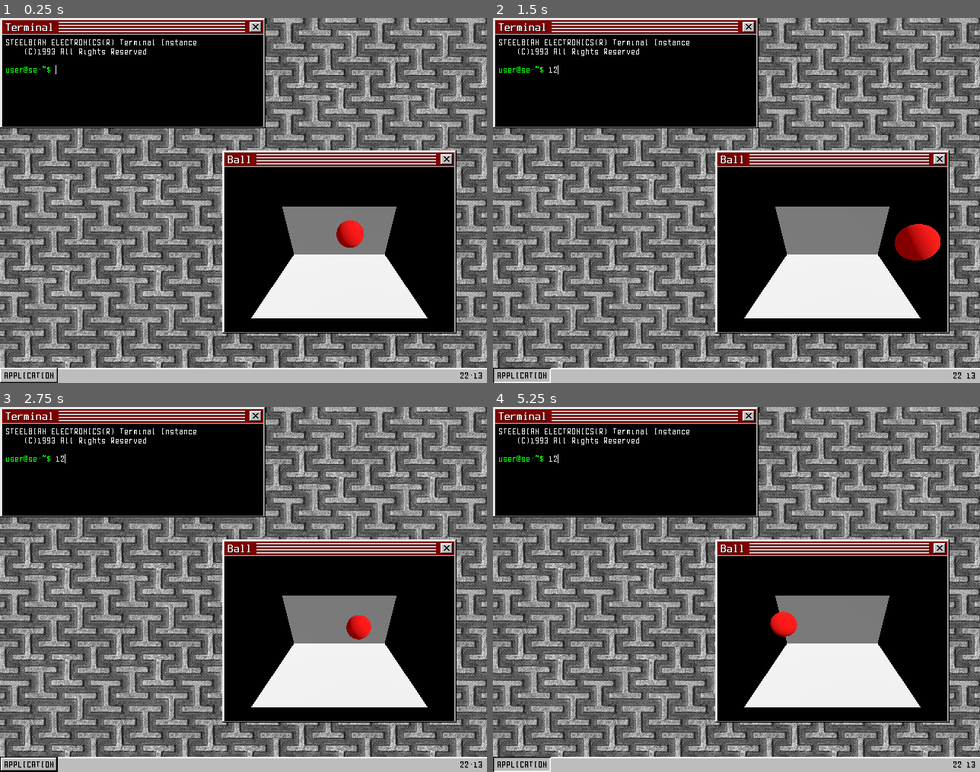
Above: before the commit, frames 1-4 (two rows, left to right).
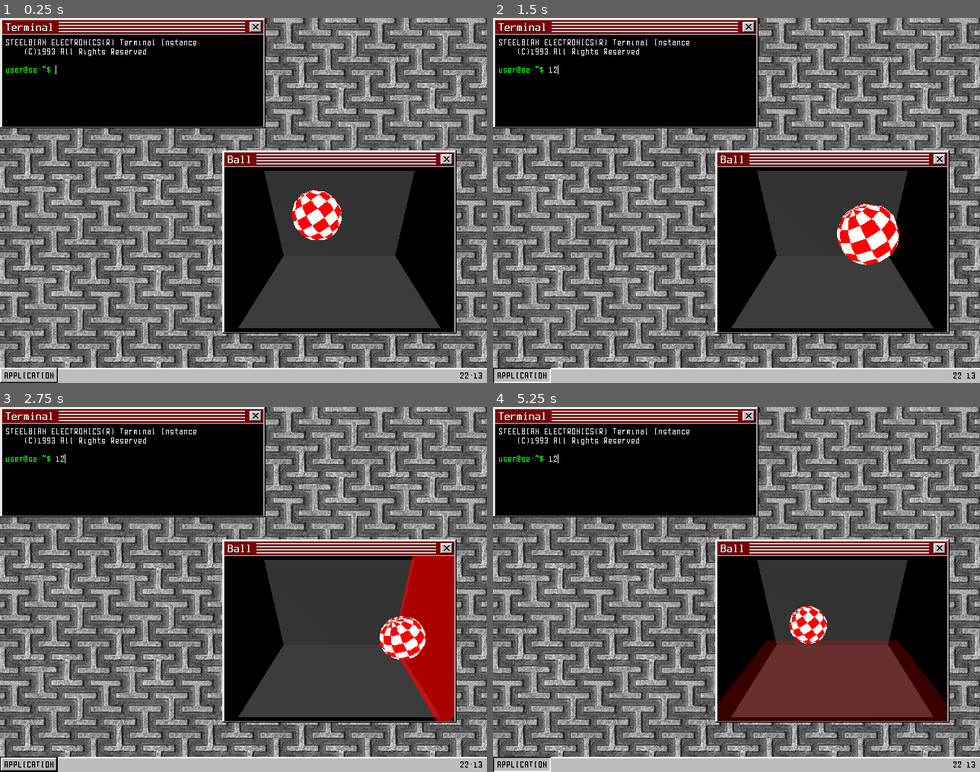
Above: after the commit, the same moments.

Repository: jeff-fantastic/steelbian-widget
Game: Godot game, scene res://main/main.tscn
Same seed, same stepped clock (60 frames per second), same inputs: the game is played once before the commit and once after it. Before the commit the project has no main scene; this scene is started directly in both runs.
Inputs (mouse positions are in pixels of both pictures, inside the frame that each line leads up to):
- Up to frame 1 (0.25 s): no input
- Up to frame 2 (1.5 s): click (648, 69) at 0.52 s; type "12" at 0.6 s; click "APPLICATION" at 1.25 s
- Up to frame 3 (2.75 s): click "APPLICATION" at 2 s
- Up to frame 4 (5.25 s): click "APPLICATION" at 2.75 s; move the mouse to (624, 414) at 3.52 s; move the mouse to (833, 545) at 4.27 s; move the mouse to (785, 509) at 5.02 s

The runs differ from the first frame. In frame 1, 13% of the frame differs, in the area x 48-91%, y 41-85%; in frame 2, 13%; in frame 3, 17%, in the area x 48-94%, y 40-87%; in frame 4, 15%.

Commit message:
ball finished demo

Diff:
--- a/bounce/boing.tscn
+++ b/bounce/boing.tscn
@@ -1,6 +1,7 @@
-[gd_scene load_steps=14 format=3 uid="uid://lt0pqepm04xm"]
+[gd_scene load_steps=24 format=3 uid="uid://lt0pqepm04xm"]
 
 [ext_resource type="Script" path="res://bounce/script/ball.gd" id="1_65j7c"]
+[ext_resource type="Texture2D" uid="uid://bxi7uulhms6ju" path="res://bounce/tex/ball.png" id="2_0kjaj"]
 [ext_resource type="AudioStream" uid="uid://mmnv2bhrcrqd" path="res://bounce/audio/hit.wav" id="2_w4ptb"]
 
 [sub_resource type="Environment" id="Environment_crekx"]
@@ -10,37 +11,215 @@
 ambient_light_color = Color(1, 1, 1, 1)
 ambient_light_energy = 0.23
 
-[sub_resource type="StandardMaterial3D" id="StandardMaterial3D_r8u4c"]
+[sub_resource type="StandardMaterial3D" id="StandardMaterial3D_vkk8c"]
+shading_mode = 0
+albedo_texture = ExtResource("2_0kjaj")
+uv1_scale = Vector3(6, 4, 5)
+texture_filter = 0
+billboard_keep_scale = true
+
+[sub_resource type="SphereMesh" id="SphereMesh_iae2b"]
+material = SubResource("StandardMaterial3D_vkk8c")
+radius = 1.5
+height = 3.0
+radial_segments = 12
+rings = 6
+
+[sub_resource type="Animation" id="Animation_ifp6o"]
+length = 0.001
+tracks/0/type = "value"
+tracks/0/imported = false
+tracks/0/enabled = true
+tracks/0/path = NodePath("vis:mesh:material:uv1_offset")
+tracks/0/interp = 1
+tracks/0/loop_wrap = true
+tracks/0/keys = {
+"times": PackedFloat32Array(0),
+"transitions": PackedFloat32Array(1),
+"update": 0,
+"values": [Vector3(0, 0, 0)]
+}
+
+[sub_resource type="Animation" id="Animation_k16lj"]
+resource_name = "rotate"
+loop_mode = 1
+tracks/0/type = "value"
+tracks/0/imported = false
+tracks/0/enabled = true
+tracks/0/path = NodePath("vis:mesh:material:uv1_offset")
+tracks/0/interp = 1
+tracks/0/loop_wrap = true
+tracks/0/keys = {
+"times": PackedFloat32Array(0, 1),
+"transitions": PackedFloat32Array(1, 1),
+"update": 0,
+"values": [Vector3(0, 0, 0), Vector3(1, 0, 0)]
+}
+
+[sub_resource type="AnimationLibrary" id="AnimationLibrary_47nrh"]
+_data = {
+"RESET": SubResource("Animation_ifp6o"),
+"rotate": SubResource("Animation_k16lj")
+}
+
+[sub_resource type="SphereShape3D" id="SphereShape3D_qfe2q"]
+radius = 1.5
+
+[sub_resource type="PhysicsMaterial" id="PhysicsMaterial_i3wic"]
+bounce = 1.0
+
+[sub_resource type="WorldBoundaryShape3D" id="WorldBoundaryShape3D_u3ndr"]
+
+[sub_resource type="StandardMaterial3D" id="StandardMaterial3D_a3dai"]
+transparency = 4
+cull_mode = 2
+disable_ambient_light = true
+albedo_color = Color(1, 1, 1, 0.286275)
+albedo_texture_msdf = true
+metallic_specular = 0.0
+uv1_scale = Vector3(5.015, 3.015, 1)
+texture_filter = 2
 
 [sub_resource type="QuadMesh" id="QuadMesh_yove6"]
 size = Vector2(12, 8)
 orientation = 1
 
-[sub_resource type="StandardMaterial3D" id="StandardMaterial3D_a3dai"]
-albedo_color = Color(0.560784, 0.560784, 0.560784, 1)
-
-[sub_resource type="QuadMesh" id="QuadMesh_kgtyp"]
-size = Vector2(12, 6)
-center_offset = Vector3(0, 3, 0)
-
-[sub_resource type="StandardMaterial3D" id="StandardMaterial3D_vkk8c"]
-albedo_color = Color(1, 0, 0, 1)
-
-[sub_resource type="SphereMesh" id="SphereMesh_iae2b"]
-material = SubResource("StandardMaterial3D_vkk8c")
-radius = 1.0
-height = 2.0
-
-[sub_resource type="SphereShape3D" id="SphereShape3D_qfe2q"]
-radius = 1.0
-
-[sub_resource type="PhysicsMaterial" id="PhysicsMaterial_i3wic"]
-bounce = 1.0
-
-[sub_resource type="WorldBoundaryShape3D" id="WorldBoundaryShape3D_u3ndr"]
-
-[sub_resource type="WorldBoundaryShape3D" id="WorldBoundaryShape3D_fecq1"]
-plane = Plane(1, 0, 0, 0)
+[sub_resource type="StandardMaterial3D" id="StandardMaterial3D_pvu4j"]
+transparency = 1
+cull_mode = 2
+depth_draw_mode = 1
+shading_mode = 0
+specular_mode = 2
+disable_ambient_light = true
+vertex_color_use_as_albedo = true
+albedo_color = Color(1, 0, 0, 1)
+uv1_scale = Vector3(5.015, 3.015, 1)
+texture_filter = 2
+
+[sub_resource type="Animation" id="Animation_oiafw"]
+resource_name = "hit"
+length = 0.3
+tracks/0/type = "value"
+tracks/0/imported = false
+tracks/0/enabled = true
+tracks/0/path = NodePath("ghost:visible")
+tracks/0/interp = 1
+tracks/0/loop_wrap = true
+tracks/0/keys = {
+"times": PackedFloat32Array(0, 0.3),
+"transitions": PackedFloat32Array(1, 1),
+"update": 1,
+"values": [true, false]
+}
+tracks/1/type = "value"
+tracks/1/imported = false
+tracks/1/enabled = true
+tracks/1/path = NodePath("ghost:scale")
+tracks/1/interp = 1
+tracks/1/loop_wrap = true
+tracks/1/keys = {
+"times": PackedFloat32Array(0, 0.3),
+"transitions": PackedFloat32Array(0.5, 1),
+"update": 0,
+"values": [Vector3(1, 1, 1), Vector3(1.25, 1.25, 1.25)]
+}
+tracks/2/type = "value"
+tracks/2/imported = false
+tracks/2/enabled = true
+tracks/2/path = NodePath("ghost:material_override:albedo_color:a")
+tracks/2/interp = 1
+tracks/2/loop_wrap = true
+tracks/2/keys = {
+"times": PackedFloat32Array(0, 0.3),
+"transitions": PackedFloat32Array(1, 1),
+"update": 0,
+"values": [1.0, 0.0]
+}
+
+[sub_resource type="Animation" id="Animation_tepca"]
+length = 0.001
+tracks/0/type = "value"
+tracks/0/imported = false
+tracks/0/enabled = true
+tracks/0/path = NodePath("ghost:visible")
+tracks/0/interp = 1
+tracks/0/loop_wrap = true
+tracks/0/keys = {
+"times": PackedFloat32Array(0),
+"transitions": PackedFloat32Array(1),
+"update": 1,
+"values": [false]
+}
+tracks/1/type = "value"
+tracks/1/imported = false
+tracks/1/enabled = true
+tracks/1/path = NodePath("ghost:scale")
+tracks/1/interp = 1
+tracks/1/loop_wrap = true
+tracks/1/keys = {
+"times": PackedFloat32Array(0),
+"transitions": PackedFloat32Array(1),
+"update": 0,
+"values": [Vector3(1, 1, 1)]
+}
+
+[sub_resource type="AnimationLibrary" id="AnimationLibrary_py612"]
+_data = {
+"RESET": SubResource("Animation_tepca"),
+"hit": SubResource("Animation_oiafw")
+}
+
+[sub_resource type="StandardMaterial3D" id="StandardMaterial3D_0uhrb"]
+transparency = 1
+cull_mode = 2
+depth_draw_mode = 1
+shading_mode = 0
+specular_mode = 2
+disable_ambient_light = true
+vertex_color_use_as_albedo = true
+albedo_color = Color(1, 0, 0, 1)
+uv1_scale = Vector3(5.015, 3.015, 1)
+texture_filter = 2
+
+[sub_resource type="StandardMaterial3D" id="StandardMaterial3D_56hrg"]
+transparency = 1
+cull_mode = 2
+depth_draw_mode = 1
+shading_mode = 0
+specular_mode = 2
+disable_ambient_light = true
+vertex_color_use_as_albedo = true
+albedo_color = Color(1, 0, 0, 1)
+uv1_scale = Vector3(5.015, 3.015, 1)
+texture_filter = 2
+
+[sub_resource type="StandardMaterial3D" id="StandardMaterial3D_3x7pf"]
+transparency = 1
+cull_mode = 2
+depth_draw_mode = 1
+shading_mode = 0
+specular_mode = 2
+disable_ambient_light = true
+vertex_color_use_as_albedo = true
+albedo_color = Color(1, 0, 0, 1)
+uv1_scale = Vector3(5.015, 3.015, 1)
+texture_filter = 2
+
+[sub_resource type="QuadMesh" id="QuadMesh_2puy7"]
+size = Vector2(8, 8)
+orientation = 1
+
+[sub_resource type="StandardMaterial3D" id="StandardMaterial3D_1bpk2"]
+transparency = 1
+cull_mode = 2
+depth_draw_mode = 1
+shading_mode = 0
+specular_mode = 2
+disable_ambient_light = true
+vertex_color_use_as_albedo = true
+albedo_color = Color(1, 0, 0, 1)
+uv1_scale = Vector3(5.015, 3.015, 1)
+texture_filter = 2
 
 [node name="boing" type="Node"]
 
@@ -48,27 +227,24 @@
 environment = SubResource("Environment_crekx")
 
 [node name="view" type="Camera3D" parent="."]
-transform = Transform3D(1, 0, 0, 0, 0.866025, 0.5, 0, -0.5, 0.866025, 0, 6.7, 8)
+transform = Transform3D(1, 0, 0, 0, 0.866025, 0.5, 0, -0.5, 0.866025, 0, 6.27757, 9)
+fov = 60.0
 size = 10.0
 
-[node name="floor" type="MeshInstance3D" parent="."]
-transform = Transform3D(1, 0, 0, 0, 1, 0, 0, 0, 1, 0, -1, 0)
-material_override = SubResource("StandardMaterial3D_r8u4c")
-mesh = SubResource("QuadMesh_yove6")
-
-[node name="wall" type="MeshInstance3D" parent="."]
-transform = Transform3D(1, 0, 0, 0, 1, 0, 0, 0, 1, 0, -1, -4)
-material_override = SubResource("StandardMaterial3D_a3dai")
-cast_shadow = 0
-mesh = SubResource("QuadMesh_kgtyp")
-
 [node name="ball" type="CharacterBody3D" parent="."]
-transform = Transform3D(1, 0, 0, 0, 1, 0, 0, 0, 1, 0, 2.07289, 0)
+transform = Transform3D(1, 0, 0, 0, 1, 0, 0, 0, 1, -2, 3.07289, 0)
 script = ExtResource("1_65j7c")
 
 [node name="vis" type="MeshInstance3D" parent="ball"]
-transform = Transform3D(1, 0, 0, 0, 1, 0, 0, 0, 1, 0, 2, 0)
+transform = Transform3D(0.866025, -0.5, 0, 0.5, 0.866025, 0, 0, 0, 1, 0, 1, 0)
 mesh = SubResource("SphereMesh_iae2b")
+
+[node name="anim" type="AnimationPlayer" parent="ball"]
+libraries = {
+"": SubResource("AnimationLibrary_47nrh")
+}
+autoplay = "rotate"
+speed_scale = 4.0
 
 [node name="col" type="CollisionShape3D" parent="ball"]
 transform = Transform3D(1, 0, 0, 0, 1, 0, 0, 0, 1, 0, 1, 0)
@@ -89,32 +265,129 @@
 pitch_scale = 1.5
 max_polyphony = 2
 
-[node name="barrier" type="StaticBody3D" parent="."]
-physics_material_override = SubResource("PhysicsMaterial_i3wic")
-
-[node name="floor" type="CollisionShape3D" parent="barrier"]
-transform = Transform3D(1, 0, 0, 0, 1, 0, 0, 0, 1, 0, -1, 0)
-shape = SubResource("WorldBoundaryShape3D_u3ndr")
-
-[node name="ceiling" type="CollisionShape3D" parent="barrier"]
-transform = Transform3D(-1, -8.74228e-08, 0, 8.74228e-08, -1, 0, 0, 0, 1, 0, 5, 0)
-shape = SubResource("WorldBoundaryShape3D_u3ndr")
-
-[node name="wall" type="CollisionShape3D" parent="barrier"]
-transform = Transform3D(1, 0, 0, 0, 1, 0, 0, 0, 1, -6, -1, 0)
-shape = SubResource("WorldBoundaryShape3D_fecq1")
-
-[node name="wall2" type="CollisionShape3D" parent="barrier"]
-transform = Transform3D(-1, 0, 8.74228e-08, 0, 1, 0, -8.74228e-08, 0, -1, 6, -1, 0)
-shape = SubResource("WorldBoundaryShape3D_fecq1")
-
-[node name="wall3" type="CollisionShape3D" parent="barrier"]
-transform = Transform3D(1.31134e-07, 0, 1, 0, 1, 0, -1, 0, 1.31134e-07, 0, -1, 4)
-shape = SubResource("WorldBoundaryShape3D_fecq1")
-
-[node name="wall4" type="CollisionShape3D" parent="barrier"]
-transform = Transform3D(-2.18557e-07, 0, -1, 0, 1, 0, 1, 0, -2.18557e-07, 0, -1, -4)
-shape = SubResource("WorldBoundaryShape3D_fecq1")
+[node name="floor" type="StaticBody3D" parent="."]
+transform = Transform3D(1, 0, 0, 0, 1, 0, 0, 0, 1, 0, -1, 0)
+physics_material_override = SubResource("PhysicsMaterial_i3wic")
+
+[node name="col" type="CollisionShape3D" parent="floor"]
+transform = Transform3D(1, 0, 0, 0, 1, 0, 0, 0, 1, 0, -1, 0)
+shape = SubResource("WorldBoundaryShape3D_u3ndr")
+
+[node name="vis" type="MeshInstance3D" parent="floor"]
+transform = Transform3D(1, 0, 0, 0, 1, 0, 0, 0, 1, 0, -1, 0)
+material_override = SubResource("StandardMaterial3D_a3dai")
+mesh = SubResource("QuadMesh_yove6")
+skeleton = NodePath("../..")
+
+[node name="ghost" type="MeshInstance3D" parent="floor"]
+transform = Transform3D(1, 0, 0, 0, 1, 0, 0, 0, 1, 0, -1, 0)
+visible = false
+material_override = SubResource("StandardMaterial3D_pvu4j")
+cast_shadow = 0
+mesh = SubResource("QuadMesh_yove6")
+skeleton = NodePath("../..")
+
+[node name="anim" type="AnimationPlayer" parent="floor"]
+libraries = {
+"": SubResource("AnimationLibrary_py612")
+}
+
+[node name="b_wall" type="StaticBody3D" parent="."]
+transform = Transform3D(1, 0, 0, 0, -4.37114e-08, -1, 0, 1, -4.37114e-08, 0, 2, -3)
+physics_material_override = SubResource("PhysicsMaterial_i3wic")
+
+[node name="col" type="CollisionShape3D" parent="b_wall"]
+transform = Transform3D(1, 0, 0, 0, 1, 0, 0, 0, 1, 0, -1, 0)
+shape = SubResource("WorldBoundaryShape3D_u3ndr")
+
+[node name="vis" type="MeshInstance3D" parent="b_wall"]
+transform = Transform3D(1, 0, 0, 0, 1, 0, 0, 0, 1, 0, -1, 0)
+material_override = SubResource("StandardMaterial3D_a3dai")
+mesh = SubResource("QuadMesh_yove6")
+skeleton = NodePath("../..")
+
+[node name="ghost" type="MeshInstance3D" parent="b_wall"]
+transform = Transform3D(1, 0, 0, 0, 1, 0, 0, 0, 1, 0, -0.939641, 0)
+visible = false
+material_override = SubResource("StandardMaterial3D_0uhrb")
+cast_shadow = 0
+mesh = SubResource("QuadMesh_yove6")
+skeleton = NodePath("../..")
+
+[node name="anim" type="AnimationPlayer" parent="b_wall"]
+libraries = {
+"": SubResource("AnimationLibrary_py612")
+}
+
+[node name="f_wall" type="StaticBody3D" parent="."]
+transform = Transform3D(-1, -8.74228e-08, 3.82137e-15, 0, -4.37114e-08, -1, 8.74228e-08, -1, 4.37114e-08, 0, 2, 3)
+physics_material_override = SubResource("PhysicsMaterial_i3wic")
+
+[node name="col" type="CollisionShape3D" parent="f_wall"]
+transform = Transform3D(1, 0, 0, 0, 1, 0, 0, 0, 1, 0, -1, 0)
+shape = SubResource("WorldBoundaryShape3D_u3ndr")
+
+[node name="vis" type="MeshInstance3D" parent="f_wall"]
+transform = Transform3D(1, 0, 0, 0, 1, 0, 0, 0, 1, 0, -1, 0)
+visible = false
+material_override = SubResource("StandardMaterial3D_a3dai")
+mesh = SubResource("QuadMesh_yove6")
+skeleton = NodePath("../..")
+
+[node name="ghost" type="MeshInstance3D" parent="f_wall"]
+transform = Transform3D(1, 0, 0, 0, 1, 0, 0, 0, 1, 0, -1, 0)
+visible = false
+material_override = SubResource("StandardMaterial3D_56hrg")
+cast_shadow = 0
+mesh = SubResource("QuadMesh_yove6")
+skeleton = NodePath("../..")
+
+[node name="anim" type="AnimationPlayer" parent="f_wall"]
+libraries = {
+"": SubResource("AnimationLibrary_py612")
+}
+
+[node name="l_wall" type="StaticBody3D" parent="."]
+transform = Transform3D(-4.37114e-08, 1, -4.37114e-08, 0, -4.37114e-08, -1, -1, -4.37114e-08, 1.91069e-15, -5, 2, 2)
+physics_material_override = SubResource("PhysicsMaterial_i3wic")
+
+[node name="col" type="CollisionShape3D" parent="l_wall"]
+transform = Transform3D(1, 0, 0, 0, 1, 0, 0, 0, 1, 0, -1, 0)
+shape = SubResource("WorldBoundaryShape3D_u3ndr")
+
+[node name="ghost" type="MeshInstance3D" parent="l_wall"]
+transform = Transform3D(1, 0, 0, 0, 1, 8.35187e-23, 0, -8.35187e-23, 1, 2, -1, 0)
+visible = false
+material_override = SubResource("StandardMaterial3D_3x7pf")
+cast_shadow = 0
+mesh = SubResource("QuadMesh_2puy7")
+skeleton = NodePath("../..")
+
+[node name="anim" type="AnimationPlayer" parent="l_wall"]
+libraries = {
+"": SubResource("AnimationLibrary_py612")
+}
+
+[node name="r_wall" type="StaticBody3D" parent="."]
+transform = Transform3D(1.31134e-07, -1, 4.37114e-08, 0, -4.37114e-08, -1, 1, 1.31134e-07, -5.73206e-15, 5, 2, -2)
+physics_material_override = SubResource("PhysicsMaterial_i3wic")
+
+[node name="col" type="CollisionShape3D" parent="r_wall"]
+transform = Transform3D(1, 0, 0, 0, 1, -8.35187e-23, 0, -8.35187e-23, 1, 2, -1, 0.5)
+shape = SubResource("WorldBoundaryShape3D_u3ndr")
+
+[node name="ghost" type="MeshInstance3D" parent="r_wall"]
+transform = Transform3D(1, 0, 0, 0, 1, 8.35187e-23, 0, -8.35187e-23, 1, 2, -1, 0)
+visible = false
+material_override = SubResource("StandardMaterial3D_1bpk2")
+cast_shadow = 0
+mesh = SubResource("QuadMesh_2puy7")
+skeleton = NodePath("../..")
+
+[node name="anim" type="AnimationPlayer" parent="r_wall"]
+libraries = {
+"": SubResource("AnimationLibrary_py612")
+}
 
 [node name="DirectionalLight3D" type="DirectionalLight3D" parent="."]
 transform = Transform3D(0.30049, -0.703494, 0.644051, 0.297443, 0.710701, 0.63752, -0.906219, 0, 0.422808, 0, 0, 0)
--- a/bounce/script/ball.gd
+++ b/bounce/script/ball.gd
@@ -11,10 +11,20 @@
 @onready var floor_bounce = $sfx/bounce
 ## Reference to wall bounce sfx
 @onready var wall_bounce = $sfx/bounce_wall
+## Reference to animation player
+@onready var anim := $anim
+## Various wall nodes
+@onready var walls := [
+	owner.get_node("floor"),
+	owner.get_node("b_wall"),
+	owner.get_node("f_wall"),
+	owner.get_node("r_wall"),
+	owner.get_node("l_wall"),
+]
 
 func _ready() -> void:
-	velocity.x = 3.14
-	velocity.z = 2.3
+	velocity.x = 2.5
+	velocity.z = 1.675
 
 func _physics_process(delta : float) -> void:
 	# Apply gravity
@@ -26,11 +36,31 @@
 
 	# Bounce on surfaces
 	if result:
+		# Bounce
 		var normal = result.get_normal()
 		var floor = normal.dot(Vector3.UP) == 1
 		velocity = store.bounce(normal)
 		if floor:
-			velocity.y = 8.0
+			velocity.y = 10.0
 			floor_bounce.play()
+			walls[0].get_node("anim").play("hit")
 			return
 		wall_bounce.play()
+
+		# Determine wall
+		var r_wall = normal.dot(Vector3.RIGHT) == 1
+		var l_wall = normal.dot(Vector3.LEFT) == 1
+		var b_wall = normal.dot(Vector3.BACK) == 1
+		var f_wall = normal.dot(Vector3.FORWARD) == 1
+
+		if r_wall || l_wall:
+			anim.speed_scale *= -1
+
+		if b_wall:
+			walls[1].get_node("anim").play("hit")
+		elif f_wall:
+			walls[2].get_node("anim").play("hit")
+		elif l_wall:
+			walls[3].get_node("anim").play("hit")
+		elif r_wall:
+			walls[4].get_node("anim").play("hit")
--- /dev/null
+++ b/bounce/script/grid.gd
@@ -0,0 +1,18 @@
+# grid.gd
+@tool
+extends Node2D
+
+'''
+Draws Ball grid
+'''
+
+const SCREEN_WIDTH = 640
+const SCREEN_HEIGHT = 480
+const START = 64
+const INCREMENT = 32
+
+func _draw() -> void:
+	for i in range(9):
+		var start = Vector2i(START + INCREMENT * i, START)
+		var end = Vector2i(START + INCREMENT * i, SCREEN_HEIGHT - START)
+		draw_line(start, end, Color.RED, 1.0)
--- a/main/main.tscn
+++ b/main/main.tscn
@@ -91,7 +91,7 @@
 metadata/_edit_use_anchors_ = true
 
 [node name="application" parent="desktop/terminal/sort/container/display" index="0"]
-size = Vector2i(343, 122)
+size = Vector2i(343, 121)
 
 [node name="terminal" parent="desktop/terminal/sort/container/display/application" index="0" instance=ExtResource("2_oi24k")]
 
@@ -108,8 +108,7 @@
 metadata/_edit_use_anchors_ = true
 
 [node name="application" parent="desktop/ball/sort/container/display" index="0"]
-debug_draw = 4
-size = Vector2i(302, 218)
+size = Vector2i(302, 217)
 
 [node name="boing" parent="desktop/ball/sort/container/display/application" index="0" instance=ExtResource("6_f31ri")]
 
--- a/main/scene/window.tscn
+++ b/main/scene/window.tscn
@@ -110,7 +110,7 @@
 canvas_item_default_texture_filter = 0
 audio_listener_enable_2d = true
 audio_listener_enable_3d = true
-size = Vector2i(240, 122)
+size = Vector2i(240, 121)
 render_target_update_mode = 4
 
 [connection signal="close_requested" from="sort/titlebar" to="." method="close_requested"]
--- a/project.godot
+++ b/project.godot
@@ -13,6 +13,7 @@
 config/name="Steelbian Environment"
 config/description="Steelbian Electronics 1994"
 config/version="0.1"
+run/main_scene="res://main/main.tscn"
 config/features=PackedStringArray("4.2", "GL Compatibility")
 boot_splash/show_image=false
 boot_splash/fullsize=false
@@ -37,7 +38,7 @@
 [physics]
 
 3d/run_on_separate_thread=true
-common/physics_ticks_per_second=24
+common/physics_ticks_per_second=30
 common/max_physics_steps_per_frame=4
 
 [rendering]
Not shown, added: bounce/tex/ball.png.import
Binary file added: bounce/tex/grid.png
Not shown, added: bounce/tex/grid.png.import
Binary file added: bounce/tex/gridoverlay.png
Not shown, added: bounce/tex/gridoverlay.png.import
